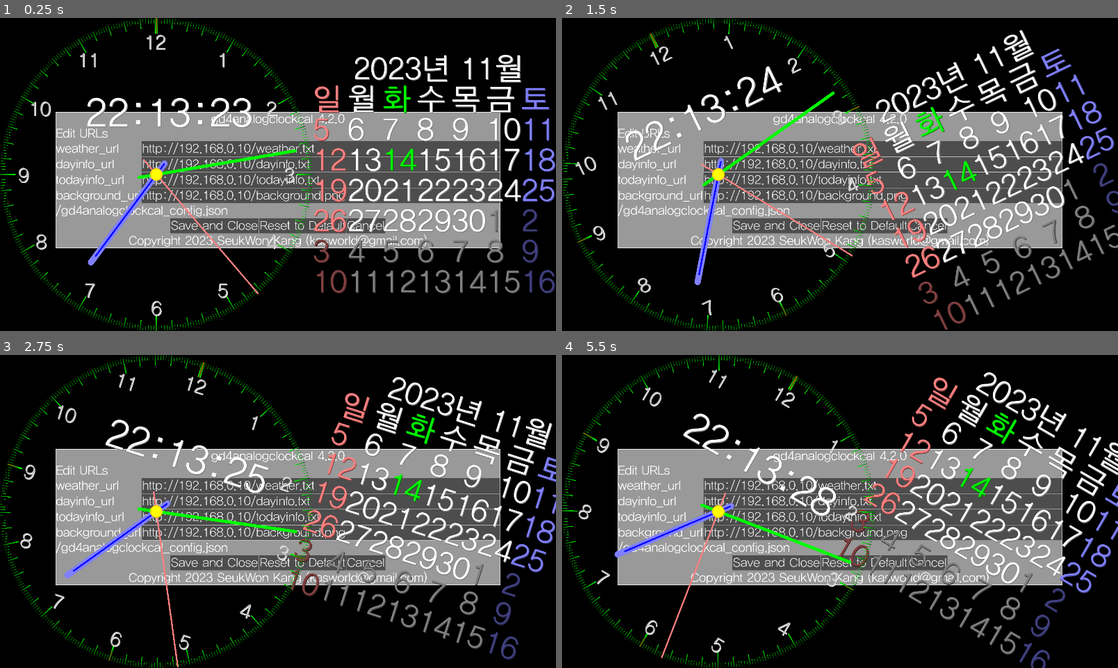
Above: before the commit, frames 1-4 (two rows, left to right).
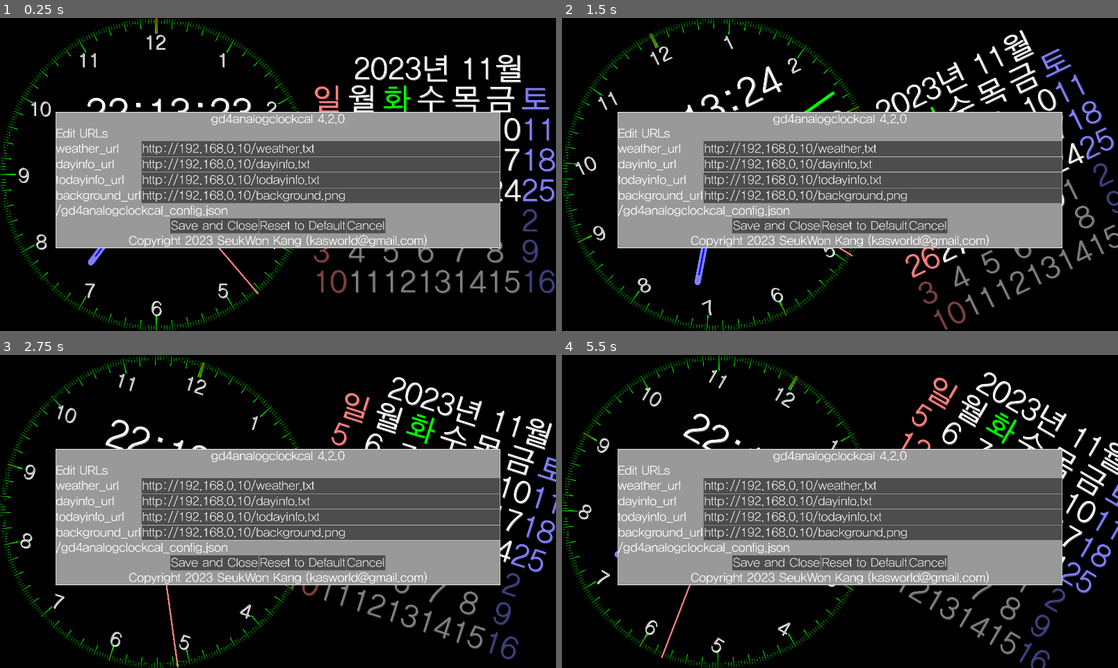
Above: after the commit, the same moments.

Repository: kasworld/gd4analogclockcal
Game: Godot game, scene res://main.tscn
Same seed, same stepped clock (60 frames per second), same inputs: the game is played once before the commit and once after it.
Inputs (mouse positions are in pixels of both pictures, inside the frame that each line leads up to):
- Up to frame 1 (0.25 s): no input
- Up to frame 2 (1.5 s): click "Reset to Default" at 0.5 s; move the mouse to (962, 158) at 1.27 s; click (962, 158) at 1.42 s
- Up to frame 3 (2.75 s): move the mouse to (166, 527) at 2.02 s; tap Enter at 2.1 s; click (166, 527) at 2.17 s
- Up to frame 4 (5.5 s): move the mouse to (895, 442) at 2.77 s; tap Enter every 0.75 s from 2.85 to 5.1 s; click (895, 442) at 2.92 s; move the mouse to (812, 574) at 3.52 s; click (812, 574) at 3.67 s; move the mouse to (1006, 558) at 4.27 s; click (1006, 558) at 4.42 s; move the mouse to (673, 464) at 5.02 s; click (673, 464) at 5.17 s

The runs differ from the first frame. In frame 1, 4.3% of the frame differs, in the area x 15-90%, y 30-74%; in frame 2, 4.5%; in frame 3, 4.5%; in frame 4, 4.8%, in the area x 10-90%, y 30-74%.
Error in both runs: Attempt to call function 'store_line' in base 'null instance' on a null instance. (res://global/config.gd:13)

Commit message:
fix panel option

Diff:
--- a/analog_clock/analog_clock.gd
+++ b/analog_clock/analog_clock.gd
@@ -40,6 +40,12 @@
 
 func update_info_text(t :String)->void:
 	$LabelInfo.text = t
+
+func update_req_url(cfg:Dictionary)->void:
+	info_text.request_dict.weather_url.url_to_get = cfg.weather_url
+	info_text.request_dict.dayinfo_url.url_to_get = cfg.dayinfo_url
+	info_text.request_dict.todayinfo_url.url_to_get = cfg.todayinfo_url
+	info_text.force_update()
 
 var gr_hand_hour_1 :Gradient
 var gr_hand_hour_2 :Gradient
--- a/lib/info_text.gd
+++ b/lib/info_text.gd
@@ -20,6 +20,10 @@
 	)
 	for k in request_dict:
 		add_child(request_dict[k])
+
+func force_update()->void:
+	for k in request_dict:
+		request_dict[k].force_update()
 
 func make_info_text():
 	var dayinfo = day_info.get_daystringlist()
--- a/main.gd
+++ b/main.gd
@@ -50,7 +50,8 @@
 	var optrect = Rect2( vp_rect.size.x * 0.1 ,vp_rect.size.y * 0.3 , vp_rect.size.x * 0.8 , vp_rect.size.y * 0.4 )
 	$PanelOption.init(file_name,config,editable_keys, optrect, co, Global2d.make_shadow_color(co))
 	$PanelOption.config_changed.connect(config_changed)
-	#init_request_dict()
+	$PanelOption.config_reset_req.connect(panel_config_reset_req)
+	init_request_bg()
 
 func reset_pos()->void:
 	$Calendar.position = calendar_pos_list[0]
@@ -119,24 +120,29 @@
 	elif event is InputEventMouseButton and event.is_pressed():
 		update_color_with_mode(not Global2d.dark_mode)
 
-
 func _on_button_option_pressed() -> void:
 	$PanelOption.visible = not $PanelOption.visible
 
 func _on_auto_hide_option_panel_timeout() -> void:
 	$PanelOption.hide()
 
+func panel_config_reset_req()->void:
+	$PanelOption.config_to_control(file_name,config,editable_keys)
+
+func config_changed(cfg :Dictionary):
+	#update config
+	for k in cfg:
+		config[k]=cfg[k]
+	bg_request.url_to_get = config["background_url"]
+	bg_request.force_update()
+
 var bg_request :MyHTTPRequest
-func config_changed():
-	bg_request.url_to_get = $PanelOption.config["background_url"]
-	bg_request.force_update()
-func init_request_dict()->void:
+func init_request_bg()->void:
 	bg_request = MyHTTPRequest.new(
 		config["background_url"],
 		60, bgimage_success, bgimage_fail,
 	)
 	add_child(bg_request)
-
 
 var bgimage :Image
 func bgimage_success(body)->void:
--- a/main.tscn
+++ b/main.tscn
@@ -18,6 +18,7 @@
 [node name="AniMove2D" parent="." instance=ExtResource("6_8hgi2")]
 
 [node name="PanelOption" parent="." instance=ExtResource("6_wscdf")]
+z_index = 1
 
 [node name="AutoHideOptionPanel" type="Timer" parent="."]
 wait_time = 3.0
--- a/panel_option/panel_option.gd
+++ b/panel_option/panel_option.gd
@@ -1,19 +1,11 @@
 extends PanelContainer
 
-signal config_changed()
-
-var config_ori :Dictionary
-var config :Dictionary
-var editable_keys :Array
-var filename :String
+signal config_changed(cfg :Dictionary)
+signal config_reset_req()
 
 var lineedit_dict = {}
 
-func init(fname:String, cfg:Dictionary, editkeys:Array, rt :Rect2, co1 :Color, co2 :Color)->void:
-	filename = fname
-	config_ori = cfg
-	config = cfg
-	editable_keys = editkeys
+func init(filename:String, config:Dictionary, editable_keys:Array, rt :Rect2, co1 :Color, co2 :Color)->void:
 
 	size = rt.size
 	position = rt.position
@@ -26,33 +18,27 @@
 		$VBoxContainer/GridContainer.add_child(lb)
 		var le = LineEdit.new()
 		le.size_flags_horizontal = Control.SIZE_EXPAND_FILL
-		le.text = cfg[k]
+		le.text = config[k]
 		lineedit_dict[k]= le
 		$VBoxContainer/GridContainer.add_child(le)
 
-	config_to_control()
+	config_to_control(filename,config,editable_keys)
 
-func config_to_control()->void:
+func config_to_control(filename:String, config:Dictionary, editable_keys:Array)->void:
 	$VBoxContainer/ConfigLabel.text =Config.file_full_path(filename)
 	$VBoxContainer/VersionLabel.text = config.version
 	for k in editable_keys:
 		lineedit_dict[k].text = config[k]
 
-func reset_config()->void:
-	config = config_ori
-	Config.save_json(filename,config)
-	config_to_control()
-
 func _on_button_ok_pressed() -> void:
 	hide()
-	for k in editable_keys:
-		config[k] = lineedit_dict[k].text
-	Config.save_json(filename,config)
-
-	config_changed.emit()
+	var cfg :Dictionary = {}
+	for k in lineedit_dict:
+		cfg[k] = lineedit_dict[k].text
+	config_changed.emit(cfg)
 
 func _on_button_cancel_pressed() -> void:
 	hide()
 
 func _on_button_reset_pressed() -> void:
-	reset_config()
+	config_reset_req.emit()
